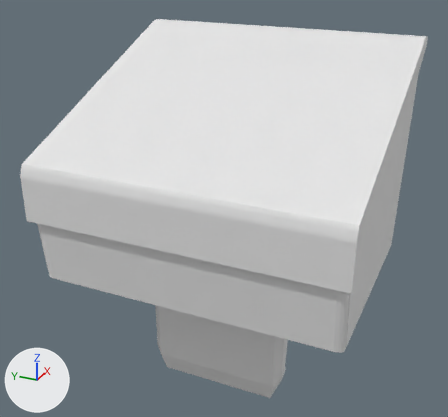
The Blender file prompteur.blend: old version first, new version second.
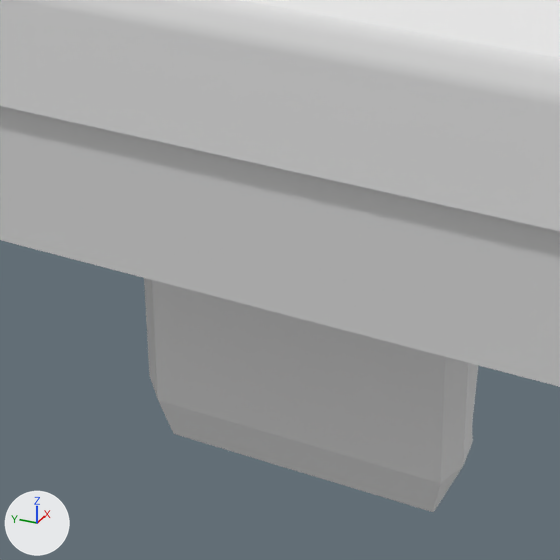
Each version appears first whole from a 50 mm lens placed at (-3.8, -1.55, 2.14), pointed at (-0.16, 0.08, 0.32), and next in a close-up on the part from 22% to 71% of the width and 47% to 100% of the height. The lights are fixed; the arrows at lower left show +X, +Y and +Z.

In view in the first close-up: 'Caisse', 'Couvercle', 'Support_Caisse'.
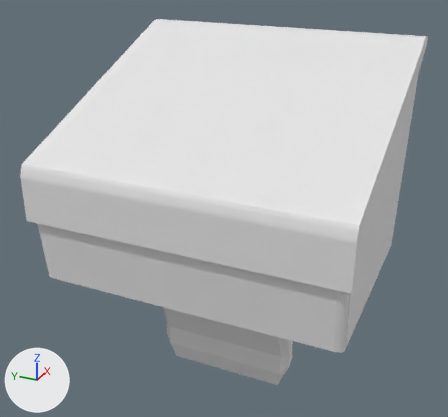
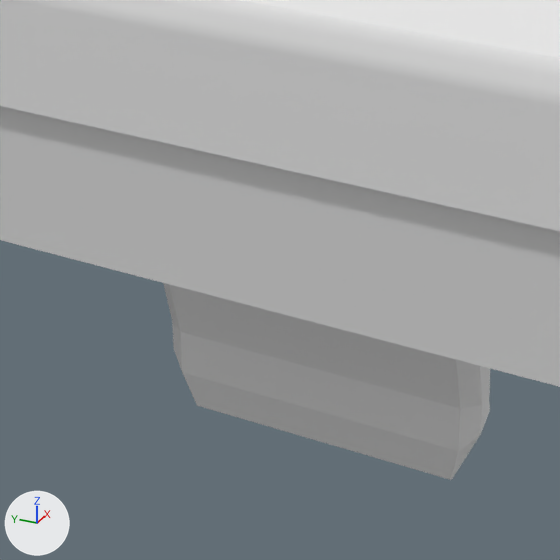
Location of each change, [x1, y1, x2, y2] in pixels of the close-ups (560 x 560 px):
'Support_Caisse', reshaped
    before: [144, 278, 478, 512]
    after: [163, 283, 490, 480]

What changed in the scene script:
```text
Change me_cube_009:
    where me_cube_009.from_pydata(...)  # 194 vertices, 149 faces; spans x -0.94..0.38, y -1.01..1.01, z -0.85..0.1
    used by ob_support_caisse; location = (0.0, 0.0, -0.11)
    me_cube_009 part 1: all 24 vertices in x -0.51..-0.39, y -0.5..0.5, z -0.85..-0.55 are moved by (0.15, 0.0, 0.0)
```
